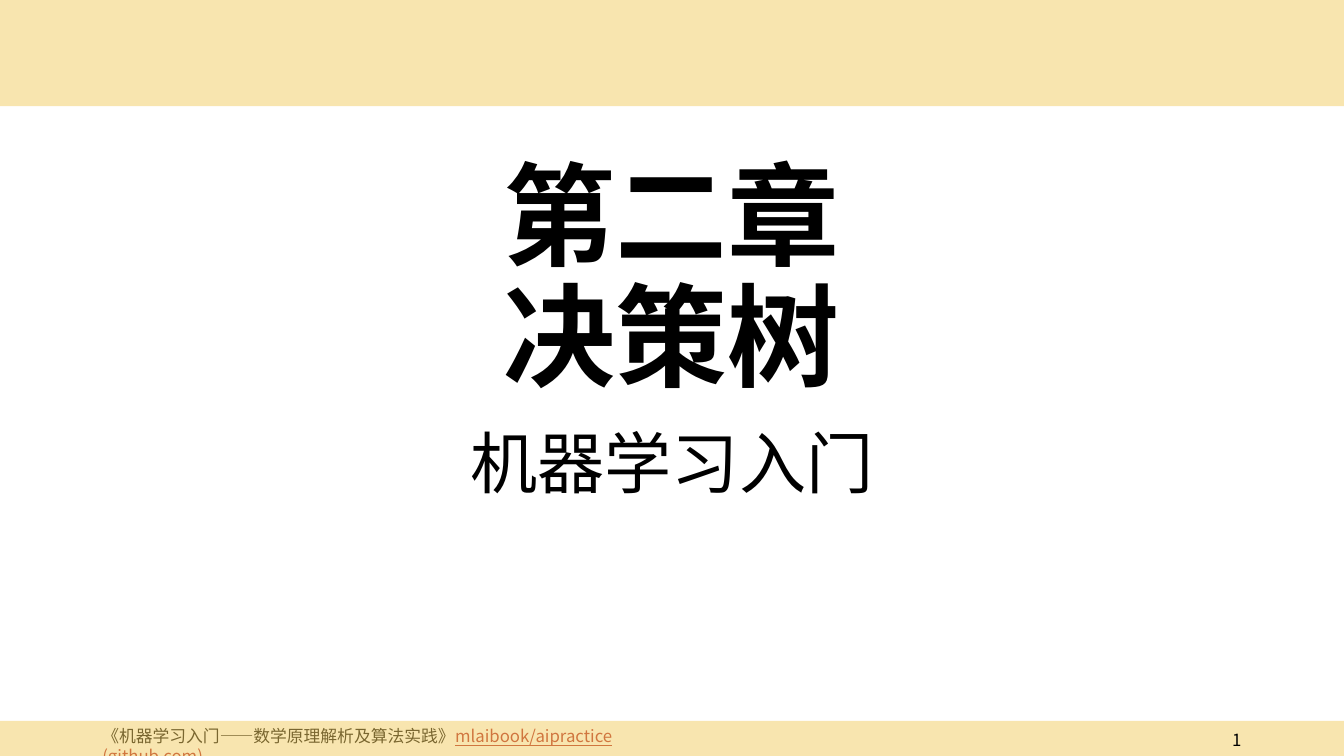
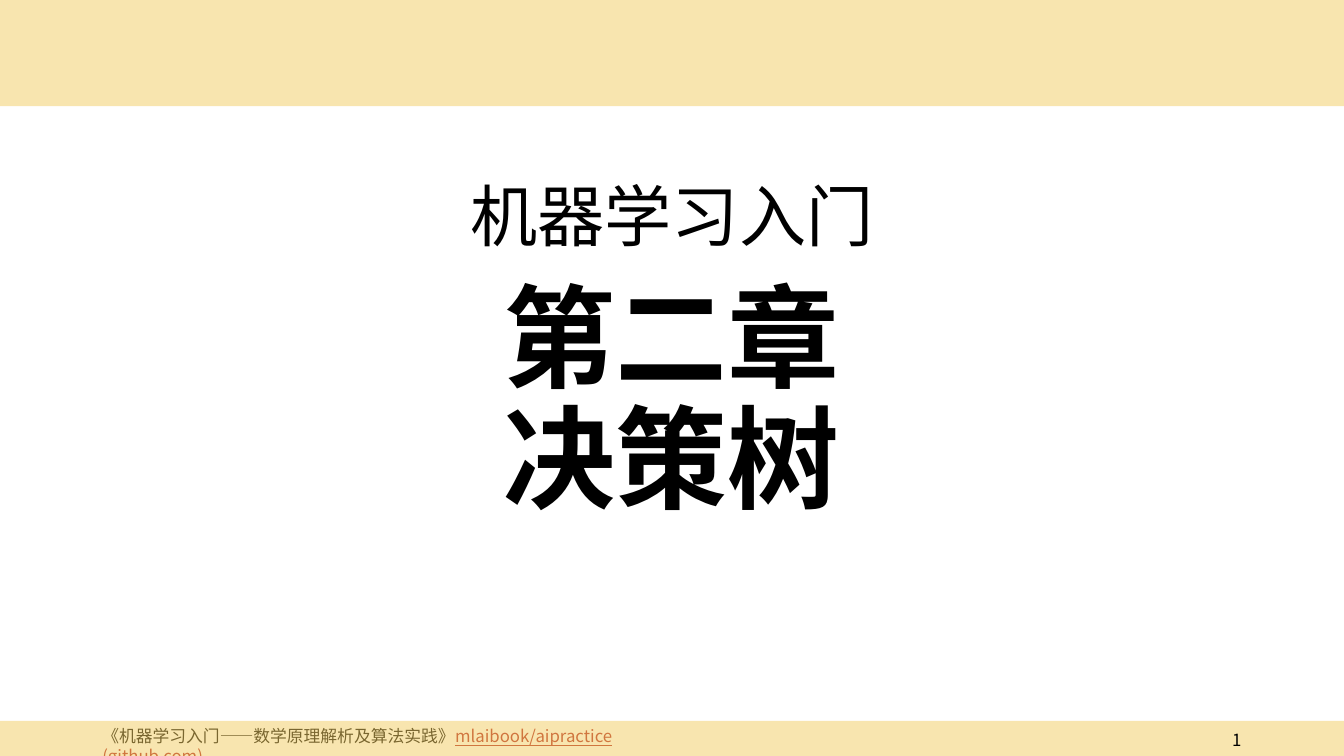
Before and after one commit to mlaibook/mlaibook.github.io, a slide deck: slide 1 of assets/slides/ch2-decision-tree.pptx. Drawn at 1344x756 pixels with LibreOffice and Linux fonts; fonts in the diff are those of the drawing. Boxes give left, top, right and bottom in pixels: in the first picture for what was removed or moved away, otherwise in the second. Text is boxed around its words. In the diff, an @@ line names an element or a change of style, - is before the commit and + after.

```diff
--- a/assets/slides/ch2-decision-tree.pptx
+++ b/assets/slides/ch2-decision-tree.pptx
@@ subtitle "机器学习入门": place and size @@
-subtitle "机器学习入门" at [470, 431, 873, 494]
+subtitle "机器学习入门" at [470, 184, 873, 247]
@@ subtitle "机器学习入门" at [470, 184, 873, 247]: vertical alignment top to bottom @@
@@ title "第二章 决策树": place and size @@
-title "第二章 决策树" at [504, 160, 840, 388]
+title "第二章 决策树" at [504, 282, 840, 510]
@@ title "第二章 决策树" at [504, 282, 840, 510]: vertical alignment bottom to top @@
```
Also in this commit, not shown: 5 other files.
